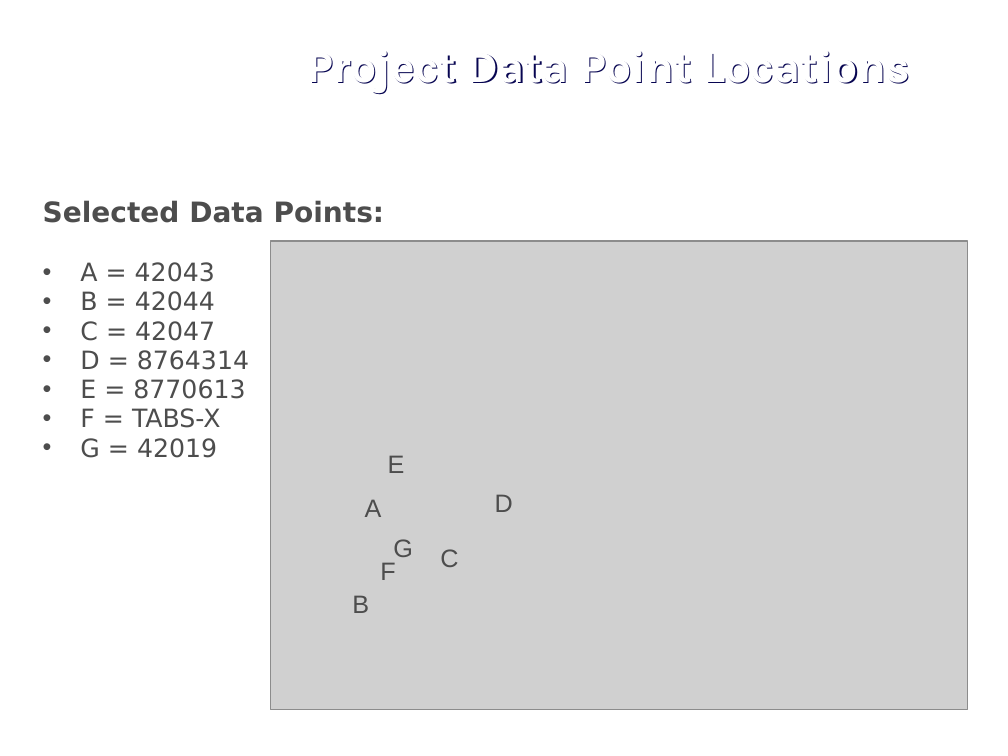
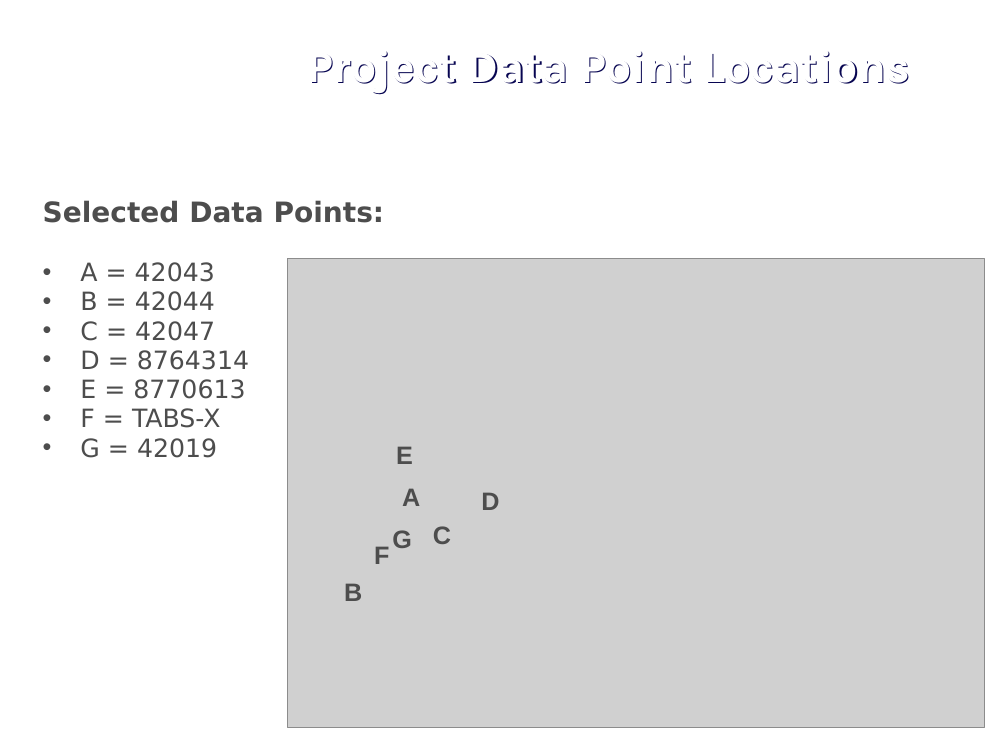
Before and after one commit to j1-aggie/Hurricane_Harvey_Analysis, a slide deck: slide 5 of Final Presentation__RobAdditions.pptx. Drawn at 1008x756 pixels with LibreOffice and Linux fonts; fonts in the diff are those of the drawing; grey boxes stand for pictures; background and template pictures are left out. Boxes give left, top, right and bottom in pixels: in the first picture for what was removed or moved away, otherwise in the second. Text is boxed around its words. In the diff, an @@ line names an element or a change of style, - is before the commit and + after.

```diff
--- a/Final Presentation__RobAdditions.pptx
+++ b/Final Presentation__RobAdditions.pptx
@@ picture: place and size @@
-picture at [270,241,968,710]
+picture at [287,259,985,728]
@@ text "E": place and size @@
-text "E" at [388,455,405,473]
+text "E" at [396,446,413,464]
@@ bold on in 7 elements at [392,530,412,548], [481,492,499,510], [396,446,413,464], [344,583,362,601], [374,546,389,564], [433,526,451,544], [402,488,420,506] @@
@@ text "A": place and size @@
-text "A" at [365,499,382,517]
+text "A" at [402,488,420,506]
@@ text "D": place and size @@
-text "D" at [495,494,513,512]
+text "D" at [481,492,499,510]
@@ text "F": place and size @@
-text "F" at [380,562,395,580]
+text "F" at [374,546,389,564]
@@ text "G": place and size @@
-text "G" at [393,539,413,563]
+text "G" at [392,530,412,548]
@@ text "C": place and size @@
-text "C" at [440,549,458,567]
+text "C" at [433,526,451,544]
@@ text "B": place and size @@
-text "B" at [352,595,369,613]
+text "B" at [344,583,362,601]
```
Also in this commit, not shown: 2 other slides changed, 6 other files.
